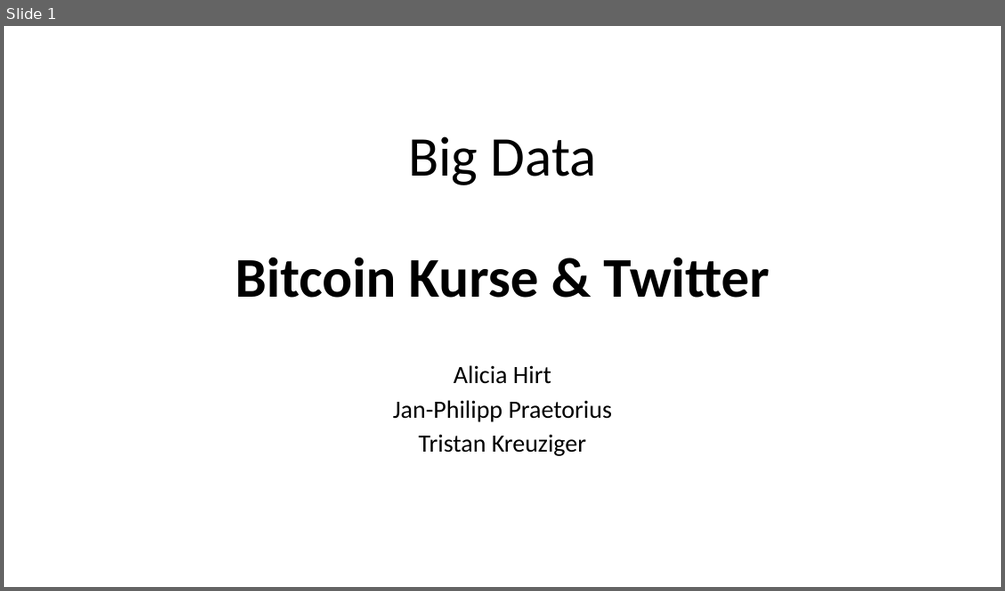
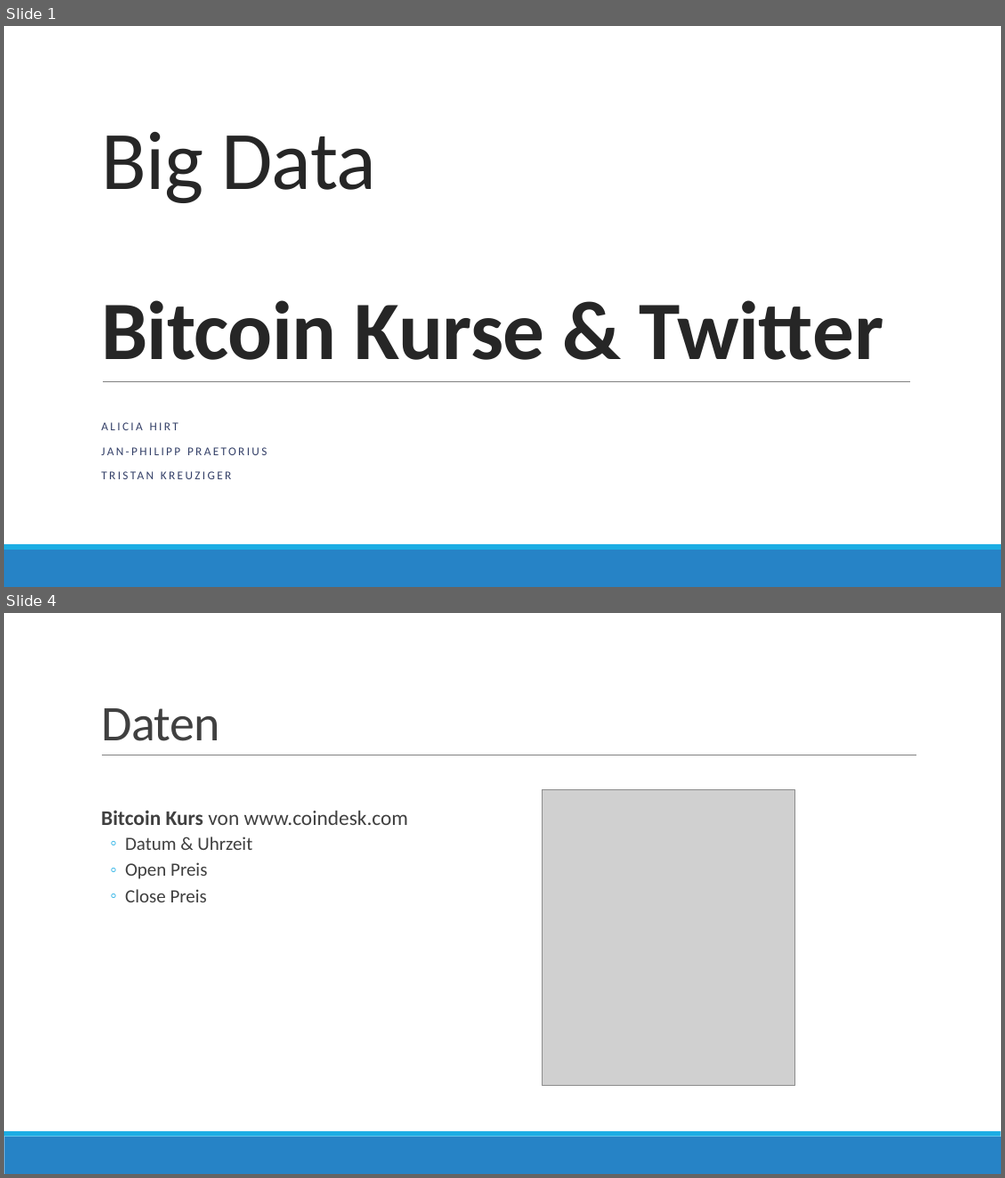
Before and after one commit to jaypem/BigDataProject, a slide deck: Big Data.pptx. Shown one above the other, each under a label of ours: slide 1 before the commit, slides 1 and 4 after it; the slides between them are not shown. The pictures are 1005x591 and 1005x1178 pixels, drawn with LibreOffice and Linux fonts; fonts in the diff are those of the drawing; grey boxes stand for pictures. Boxes give left, top, right and bottom in pixels: in the first picture for what was removed or moved away, otherwise in the second. Text is boxed around its words. In the diff, an @@ line names an element or a change of style, - is before the commit and + after.

```diff
--- a/Big Data.pptx
+++ b/Big Data.pptx
@@ slide 4 added at <box>4,613,1001,1174</box>, background #FFFFFF; not listed: 2 template elements that a slide beside it also shows @@
@@ title added at <box>101,708,220,741</box>, 48 pt, text #404040 @@
+Daten
@@ line added from (102, 755) to (917, 755), #808080 0.5 pt @@
@@ picture added at <box>542,790,795,1086</box> @@
@@ text added at <box>101,810,409,902</box>, 18 pt, text #404040 @@
+  Bitcoin Kurs von www.coindesk.com
+  ◦ Datum & Uhrzeit
+  ◦ Open Preis
+  ◦ Close Preis
@@ slide 1 changed as well @@
@@ title "Big Data Bitcoin Kurse & ...": place and size @@
-title "Big Data Bitcoin Kurse & ..." at <box>235,136,769,297</box>
+title "Big Data Bitcoin Kurse & ..." at <box>101,132,883,360</box>
@@ title "Big Data Bitcoin Kurse & ..." at <box>101,132,883,360</box>: size 54 to 80 pt, text colour #000000 to #262626, letter spacing 0 to -0.5 pt; alignment centre to left; line spacing 0.9 to 0.85 @@
@@ line added from (103, 381) to (910, 381), #808080 0.5 pt @@
@@ subtitle at <box>101,422,267,455</box>: text changed; size 24 to 11.4 pt; text colour #000000 to #344068 @@
-Alicia Hirt
-Jan-Philipp Praetorius
-Tristan Kreuziger
+ALICIA HIRT
+JAN-PHILIPP PRAETORIUS
+TRISTAN KREUZIGER
@@ rectangle added at <box>4,549,1001,587</box>, fill #2683C6 @@
@@ rectangle added at <box>4,544,1001,549</box>, fill #1CADE4 @@
```
Also in this commit, not shown: 3 other slides changed, 2 other slides added, 2 slides removed, 1 other file.
